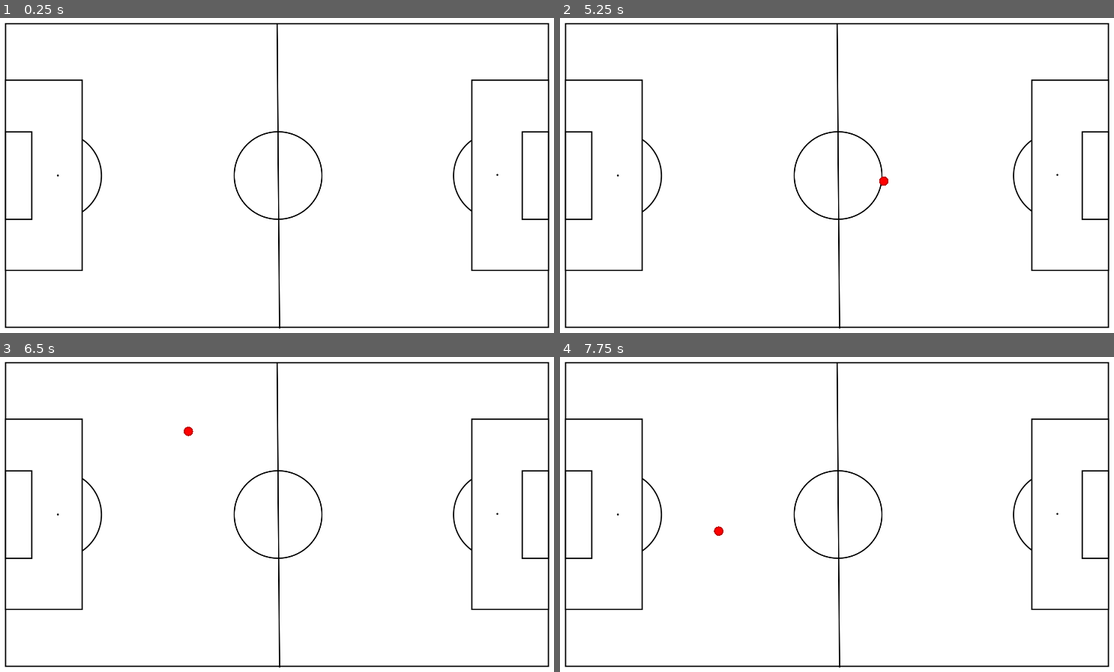
Above: before the commit, frames 1-4 (two rows, left to right).
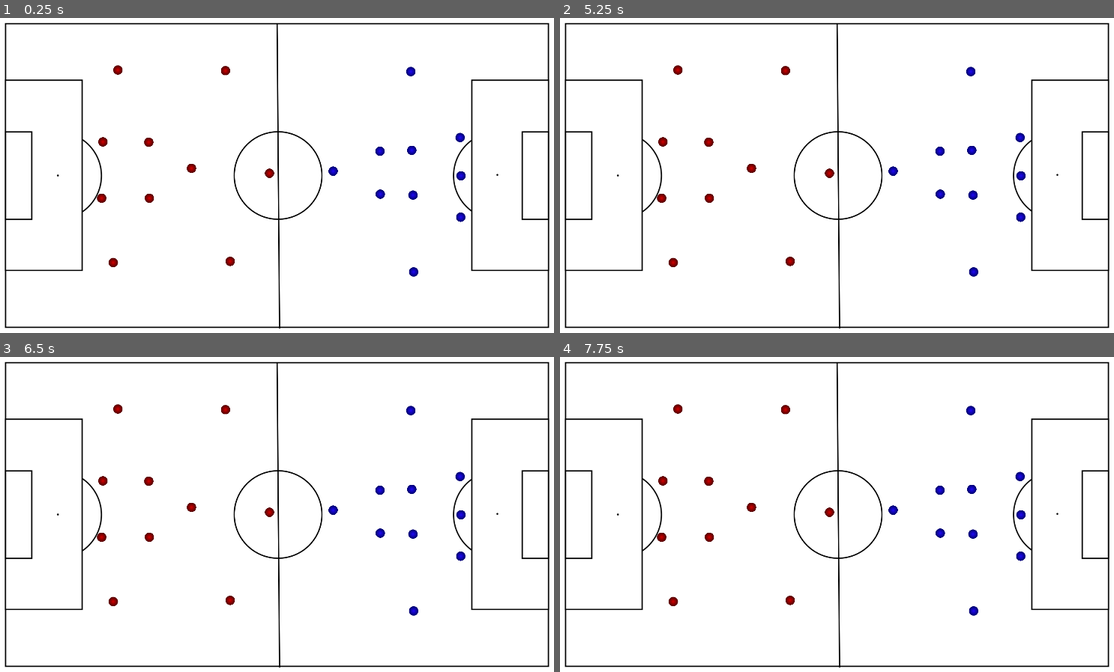
Above: after the commit, the same moments.

Repository: cdoss3/fc-board
Game: Godot game, scene res://scenes/Main.tscn
The game is run twice, just before and just after one commit, with the same random seed, the same clock (stepped at 60 frames per second) and the same inputs. The engine's default icon, where the game draws it, is replaced by a stand-in: a white triangle on a blue panel in a dark square.
Inputs (mouse positions are in pixels of both pictures, inside the frame that each line leads up to):
- Up to frame 1 (0.25 s): no input
- Up to frame 2 (5.25 s): tap Enter at 0.5, 1.35, 2, 2.85, 3.5, 4.35 s; move the mouse to (969, 159) at 0.52 s; press the mouse at (969, 159) at 0.53 s; tap Space at 1.25, 2.75, 5 s; move the mouse to (715, 191) at 1.27 s; release the mouse at (715, 191) at 1.28 s; hold Escape (back_key) 1.28-2.03 s; click (715, 191) at 1.42 s; move the mouse to (897, 103) at 2.02 s; press the mouse at (897, 103) at 2.03 s; move the mouse to (809, 241) at 2.77 s; release the mouse at (809, 241) at 2.78 s; click (809, 241) at 2.92 s; move the mouse to (1014, 225) at 3.52 s; press the mouse at (1014, 225) at 3.53 s; hold Escape (back_key) from 3.53 s (still down); right-click (1014, 225) at 4.15 s; release the mouse at (1014, 225) at 4.28 s; click (1014, 225) at 4.42 s; move the mouse to (864, 175) at 5.02 s; press the mouse at (864, 175) at 5.03 s
- Up to frame 3 (6.5 s): move the mouse to (188, 429) at 5.77 s; release Escape (back_key) at 5.78 s; release the mouse at (188, 429) at 5.78 s; tap Enter at 5.85 s; click (188, 429) at 5.92 s
- Up to frame 4 (7.75 s): move the mouse to (969, 498) at 6.52 s; press the mouse at (969, 498) at 6.53 s; move the mouse to (715, 530) at 7.27 s; release the mouse at (715, 530) at 7.28 s; tap Enter at 7.35 s; click (715, 530) at 7.42 s

The runs differ from the first frame. In frame 1, 0.8% of the frame differs, in the area x 17-85%, y 14-83%; in frame 2, 0.9%; in frame 3, 0.9%; in frame 4, 0.9%.

Commit message:
successful export to linux and android builds. added disks to field by default. next steps - be able to handle android inputs

Diff:
--- a/project.godot
+++ b/project.godot
@@ -29,14 +29,9 @@
 "events": [Object(InputEventMouseButton,"resource_local_to_scene":false,"resource_name":"","device":-1,"window_id":0,"a …(258 unchanged characters)…
 ]
 }
-right_click={
-"deadzone": 0.5,
-"events": [Object(InputEventMouseButton,"resource_local_to_scene":false,"resource_name":"","device":-1,"window_id":0,"alt_pressed":false,"shift_pressed":false,"ctrl_pressed":false,"meta_pressed":false,"button_mask":2,"position":Vector2(255, 14),"global_position":Vector2(264, 60),"factor":1.0,"button_index":2,"canceled":false,"pressed":true,"double_click":false,"script":null)
-]
-}
 open_menu={
 "deadzone": 0.5,
-"events": [Object(InputEventMouseButton,"resource_local_to_s …(74 unchanged characters)… se,"shift_pressed":false,"ctrl_pressed":true,"meta_pressed":false,"button_mask":2,"position":Vector2(170, 7),"global_position":Vector2(179, 53),"factor":1.0,"button_index":2,"canceled":false,"pressed":true,"double_click":false,"script":null)
+"events": [Object(InputEventMouseButton,"resource_local_to_s …(74 unchanged characters)… se,"shift_pressed":false,"ctrl_pressed":false,"meta_pressed":false,"button_mask":2,"position":Vector2(177, 15),"global_position":Vector2(186, 61),"factor":1.0,"button_index":2,"canceled":false,"pressed":true,"double_click":false,"script":null)
 ]
 }
 back_key={
@@ -44,8 +39,19 @@
 "events": [Object(InputEventKey,"resource_local_to_scene":false,"resource_name":"","device":-1,"window_id":0,"alt_press …(195 unchanged characters)…
 ]
 }
+place_red_disk={
+"deadzone": 0.5,
+"events": [Object(InputEventMouseButton,"resource_local_to_scene":false,"resource_name":"","device":-1,"window_id":0,"alt_pressed":false,"shift_pressed":true,"ctrl_pressed":false,"meta_pressed":false,"button_mask":2,"position":Vector2(199, 20),"global_position":Vector2(208, 66),"factor":1.0,"button_index":2,"canceled":false,"pressed":true,"double_click":false,"script":null)
+]
+}
+place_blue_disk={
+"deadzone": 0.5,
+"events": [Object(InputEventMouseButton,"resource_local_to_scene":false,"resource_name":"","device":-1,"window_id":0,"alt_pressed":false,"shift_pressed":false,"ctrl_pressed":true,"meta_pressed":false,"button_mask":2,"position":Vector2(311, 20),"global_position":Vector2(320, 66),"factor":1.0,"button_index":2,"canceled":false,"pressed":true,"double_click":false,"script":null)
+]
+}
 
 [rendering]
 
 renderer/rendering_method="gl_compatibility"
 renderer/rendering_method.mobile="gl_compatibility"
+textures/vram_compression/import_etc2_astc=true
--- a/scenes/Main.tscn
+++ b/scenes/Main.tscn
@@ -1,9 +1,90 @@
-[gd_scene load_steps=3 format=3 uid="uid://c2wkxkmr7rai1"]
+[gd_scene load_steps=4 format=3 uid="uid://c2wkxkmr7rai1"]
 
 [ext_resource type="PackedScene" uid="uid://dm1dp5s33sp4e" path="res://scenes/Background.tscn" id="1_uoffv"]
 [ext_resource type="PackedScene" uid="uid://8vmyw1ef2ts5" path="res://scenes/NameEntry.tscn" id="2_ppnqe"]
+[ext_resource type="PackedScene" uid="uid://jy2ksiptdm5o" path="res://scenes/Disk.tscn" id="3_4g7od"]
 
 [node name="Main" type="Node"]
 
 [node name="Background" parent="." instance=ExtResource("1_uoffv")]
 menu_scene = ExtResource("2_ppnqe")
+
+[node name="Disk" parent="Background" instance=ExtResource("3_4g7od")]
+position = Vector2(402, 432)
+color = "RED"
+
+[node name="Disk2" parent="Background" instance=ExtResource("3_4g7od")]
+position = Vector2(398, 613)
+color = "RED"
+
+[node name="Disk3" parent="Background" instance=ExtResource("3_4g7od")]
+position = Vector2(435, 820)
+color = "RED"
+
+[node name="Disk4" parent="Background" instance=ExtResource("3_4g7od")]
+position = Vector2(450, 201)
+color = "RED"
+
+[node name="Disk5" parent="Background" instance=ExtResource("3_4g7od")]
+position = Vector2(549, 433)
+color = "RED"
+
+[node name="Disk6" parent="Background" instance=ExtResource("3_4g7od")]
+position = Vector2(551, 613)
+color = "RED"
+
+[node name="Disk7" parent="Background" instance=ExtResource("3_4g7od")]
+position = Vector2(686, 517)
+color = "RED"
+
+[node name="Disk8" parent="Background" instance=ExtResource("3_4g7od")]
+position = Vector2(810, 816)
+color = "RED"
+
+[node name="Disk9" parent="Background" instance=ExtResource("3_4g7od")]
+position = Vector2(936, 533)
+color = "RED"
+
+[node name="Disk10" parent="Background" instance=ExtResource("3_4g7od")]
+position = Vector2(795, 203)
+color = "RED"
+
+[node name="Disk11" parent="Background" instance=ExtResource("3_4g7od")]
+position = Vector2(1550, 541)
+color = "BLUE"
+
+[node name="Disk12" parent="Background" instance=ExtResource("3_4g7od")]
+position = Vector2(1547, 418)
+color = "BLUE"
+
+[node name="Disk13" parent="Background" instance=ExtResource("3_4g7od")]
+position = Vector2(1549, 674)
+color = "BLUE"
+
+[node name="Disk14" parent="Background" instance=ExtResource("3_4g7od")]
+position = Vector2(1398, 850)
+color = "BLUE"
+
+[node name="Disk15" parent="Background" instance=ExtResource("3_4g7od")]
+position = Vector2(1389, 206)
+color = "BLUE"
+
+[node name="Disk16" parent="Background" instance=ExtResource("3_4g7od")]
+position = Vector2(1392, 459)
+color = "BLUE"
+
+[node name="Disk17" parent="Background" instance=ExtResource("3_4g7od")]
+position = Vector2(1396, 603)
+color = "BLUE"
+
+[node name="Disk18" parent="Background" instance=ExtResource("3_4g7od")]
+position = Vector2(1291, 600)
+color = "BLUE"
+
+[node name="Disk19" parent="Background" instance=ExtResource("3_4g7od")]
+position = Vector2(1290, 462)
+color = "BLUE"
+
+[node name="Disk20" parent="Background" instance=ExtResource("3_4g7od")]
+position = Vector2(1140, 526)
+color = "BLUE"
--- a/scripts/background.gd
+++ b/scripts/background.gd
@@ -6,9 +6,18 @@
 
 ## EVERY FRAME
 func _process(_delta: float):
-	# Input to instantiate new player disk
-	if Input.is_action_just_pressed("right_click") and not Input.is_action_just_pressed("open_menu"):
+	# Input to instantiate new red disk
+	if Input.is_action_just_pressed("place_red_disk"):
 		var disk_instance = disk_scene.instantiate()
 		disk_instance.position = get_local_mouse_position()
+		disk_instance.color = "RED"
 		add_child(disk_instance)
 		get_viewport().set_input_as_handled()
+
+	# Input to instantiate new blue disk
+	if Input.is_action_just_pressed("place_blue_disk"):
+		var disk_instance = disk_scene.instantiate()
+		disk_instance.position = get_local_mouse_position()
+		disk_instance.color = "BLUE"
+		add_child(disk_instance)
+		get_viewport().set_input_as_handled()
--- a/scripts/disk.gd
+++ b/scripts/disk.gd
@@ -7,11 +7,12 @@
 # Boolean
 var selected: bool = false
 # Traits
-var color: String = "RED"
+@export var color: String
 var player_name: String
 # Load textures
 var red_sprite: Texture2D = preload('res://graphics/red_dot.svg')
-var blue_sprite: Texture2D = preload("res://icon.svg")
+var blue_sprite: Texture2D = preload("res://graphics/blue_dot.png")
+var unfound_sprite: Texture2D = preload("res://icon.svg")
 
 ## USER-DEFINED FUNCTIONS
 # Measure linear distance between two points
@@ -44,6 +45,8 @@
 	# Blue disk
 	elif color == "BLUE":
 		change_sprite(blue_sprite)
+	else:
+		change_sprite(unfound_sprite)
 
 ## HANDLE INPUTS
 func _input_event(_viewport, event, _shape_idx):
Not shown, added: export_presets.cfg
Not shown, added: graphics/blue_dot.png.import
